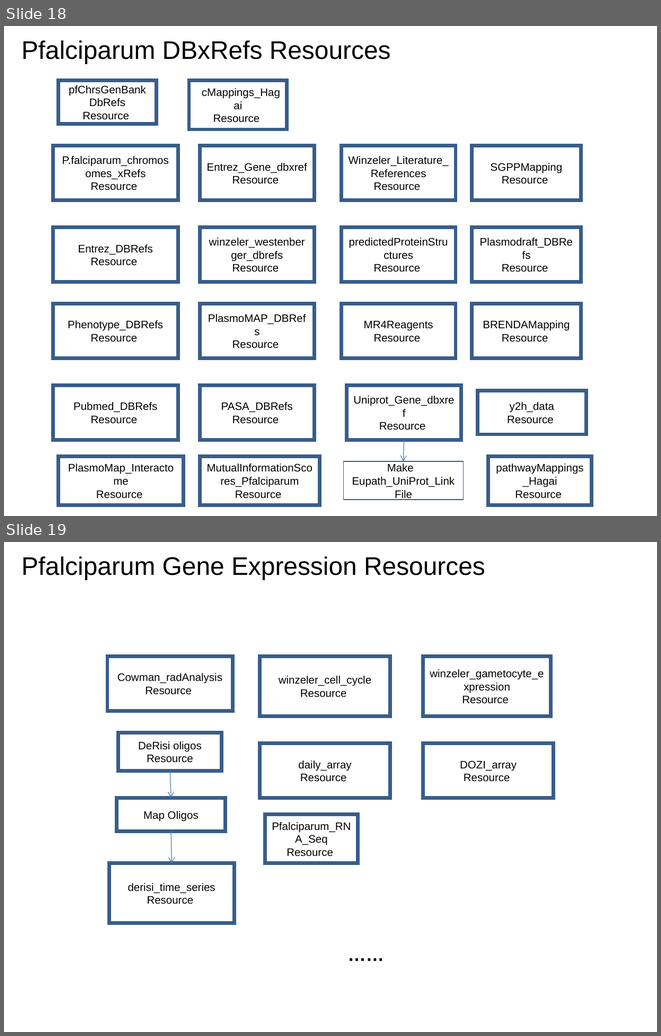
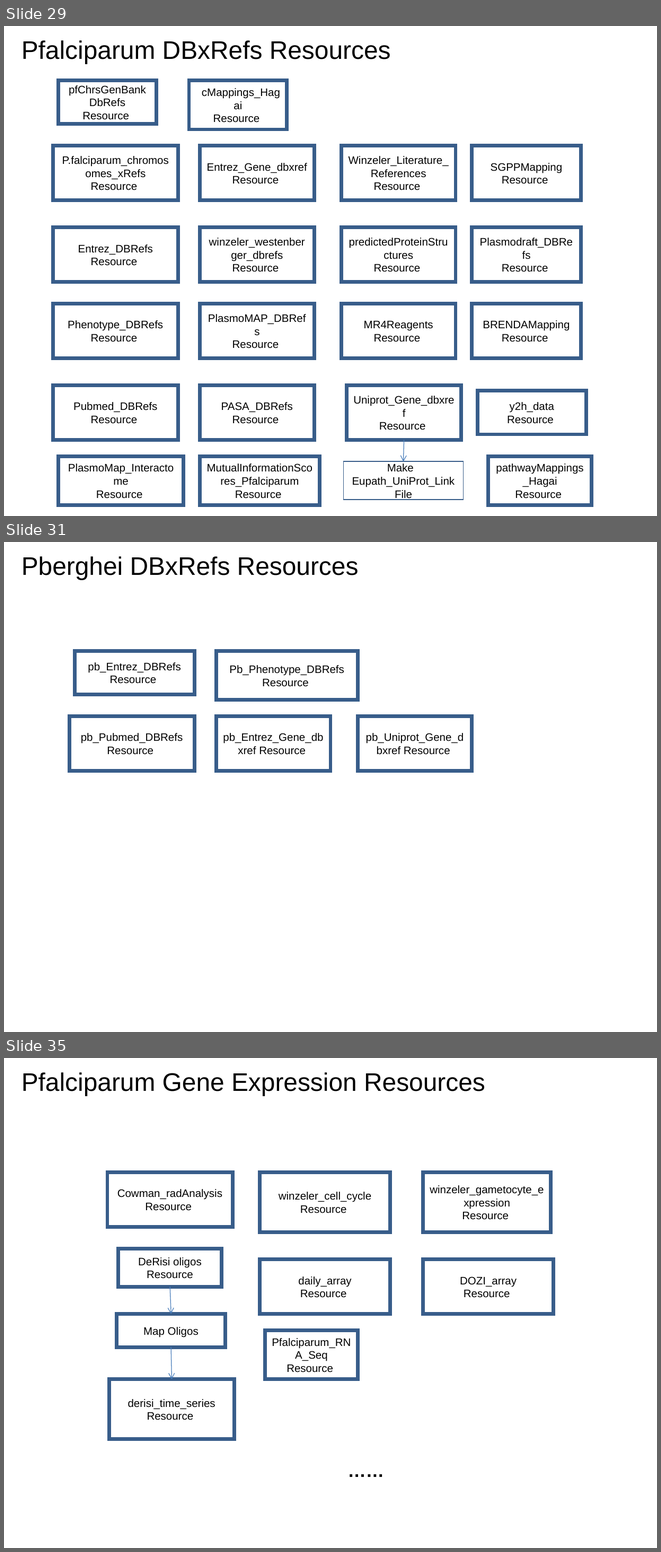
Before and after one commit to VEuPathDB/ApiCommonWorkflow, a slide deck: Main/doc/IntegratedWorkflow.ppt. Shown one above the other, each under a label of ours: slides 18 and 19 before the commit, slides 29, 31 and 35 after it; the slides between them are not shown. The pictures are 661x1036 and 661x1552 pixels, drawn with LibreOffice and Linux fonts; fonts in the diff are those of the drawing. Boxes give left, top, right and bottom in pixels: in the first picture for what was removed or moved away, otherwise in the second. Text is boxed around its words. In the diff, an @@ line names an element or a change of style, - is before the commit and + after.

```diff
--- a/Main/doc/IntegratedWorkflow.ppt
+++ b/Main/doc/IntegratedWorkflow.ppt
@@ slide 31 added at box(4, 542, 657, 1032), background #FFFFFF @@
@@ title added at box(21, 556, 359, 580), 28 pt, text #000000 @@
+Pberghei DBxRefs Resources
@@ rectangle added at box(74, 651, 194, 695), outline #385D8A 4 pt, 12 pt, text #000000 @@
+pb_Entrez_DBRefs
+Resource
@@ rectangle added at box(216, 651, 358, 700), outline #385D8A 4 pt, 12 pt, text #000000 @@
+Pb_Phenotype_DBRefs
+Resource
@@ rectangle added at box(69, 716, 195, 770), outline #385D8A 4 pt, 12 pt, text #000000 @@
+pb_Pubmed_DBRefs Resource
@@ rectangle added at box(216, 716, 330, 770), outline #385D8A 4 pt, 12 pt, text #000000 @@
+pb_Entrez_Gene_dbxref Resource
@@ rectangle added at box(358, 716, 472, 770), outline #385D8A 4 pt, 12 pt, text #000000 @@
+pb_Uniprot_Gene_dbxref Resource
@@ what was slide 18 is now slide 29 @@
@@ what was slide 19 is now slide 35 @@
```
Also in this commit, not shown: 18 other slides added.
